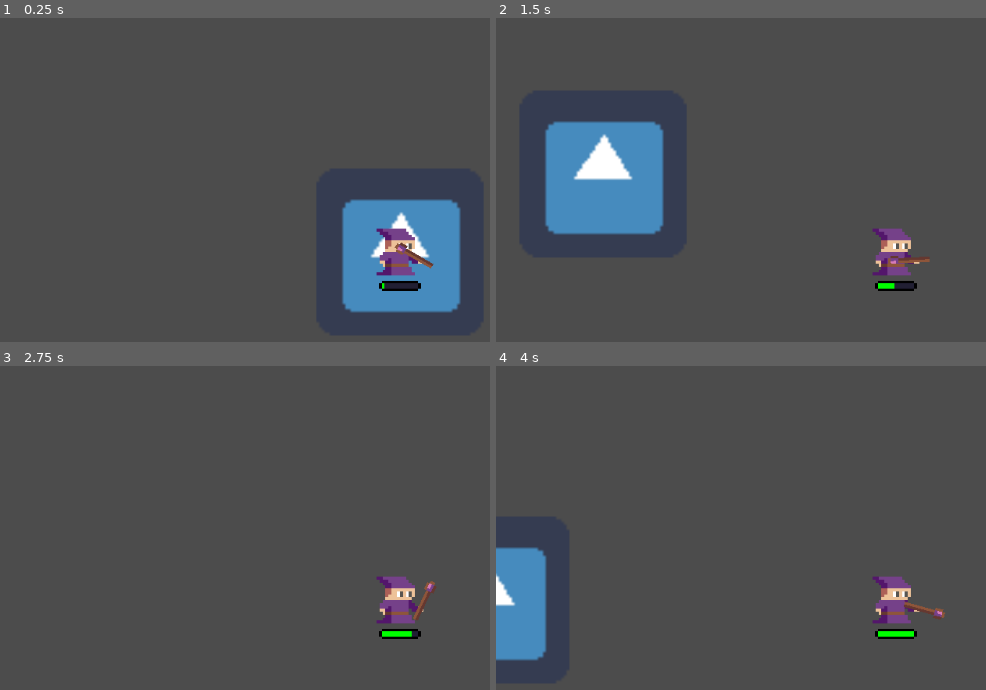
Above: before the commit, frames 1-4 (two rows, left to right).
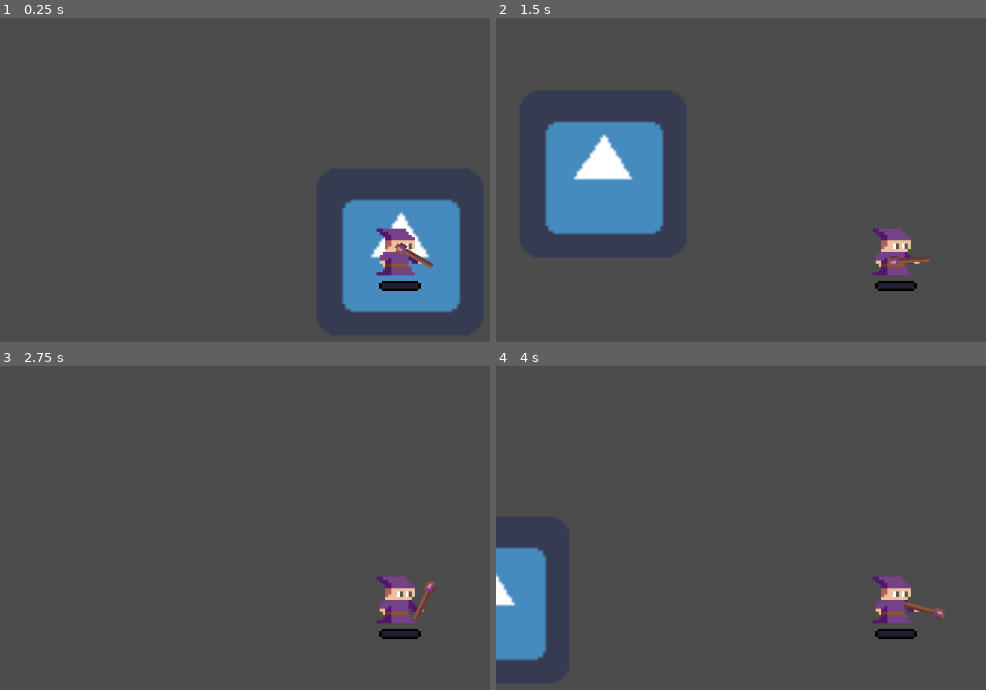
Above: after the commit, the same moments.

Repository: MDJolley/LearningGodot
Game: Godot game, scene res://scenes/World.tscn
The game is run twice, just before and just after one commit, with the same random seed, the same clock (stepped at 60 frames per second) and the same inputs. The engine's default icon, where the game draws it, is replaced by a stand-in: a white triangle on a blue panel in a dark square.
Inputs (mouse positions are in pixels of both pictures, inside the frame that each line leads up to):
- Up to frame 1 (0.25 s): no input
- Up to frame 2 (1.5 s): tap Enter at 0.5 s; move the mouse to (outside the picture) at 0.52 s; hold D (move_right) 0.53-1.28 s; move the mouse to (736, 273) at 1.27 s; hold S (move_down) from 1.28 s (still down)
- Up to frame 3 (2.75 s): move the mouse to (480, 495) at 2.02 s; release S (move_down) at 2.03 s; hold D (move_right) from 2.03 s (still down)
- Up to frame 4 (4 s): tap Space at 2.75 s; move the mouse to (outside the picture) at 2.77 s; release D (move_right) at 2.78 s; hold W (move_up) 2.78-3.53 s; tap Enter at 3.5 s; move the mouse to (outside the picture) at 3.52 s; hold A (move_left) from 3.53 s (still down)

The runs differ from the first frame. In frame 1, less than 0.1% of the frame differs, in the area x 77-79%, y 81-84%; in frame 2, less than 0.1%; in frame 3, 0.1%; in frame 4, 0.1%, in the area x 77-86%, y 81-84%.

Commit message:
Damage and healing
Entities can now take damage, wait a set time, then begin hp regen.  All reflected by hp bar on ui.

Diff:
--- a/scenes/Player.tscn
+++ b/scenes/Player.tscn
@@ -31,3 +31,7 @@
 margin_left = -8.0
 margin_top = 11.0
 margin_bottom = 11.0
+
+[node name="RegenDelay" type="Timer" parent="."]
+
+[connection signal="timeout" from="RegenDelay" to="." method="_on_RegenDelay_timeout"]
--- a/scripts/entity.gd
+++ b/scripts/entity.gd
@@ -7,15 +7,22 @@
 var currentHealth : int
 var healthRegen : int
 var armour : int
+var canRegen : bool
 
 var maxMana : int
 var currentMana : int
 var manaRegen : int
+const regenTime = 1
+var regenDelta : float
 
 func _ready():
 	pass
 
 func applyDamage(amount):
+	if(get_node_or_null("RegenDelay")):
+		canRegen = false
+		var timer : Timer = get_node(("RegenDelay"))
+		timer.start(5)
 	var damageTaken = amount - armour
 	if (damageTaken < 1): damageTaken = 1
 	if (currentHealth > damageTaken):
@@ -23,15 +30,17 @@
 		health_bar.update_health(currentHealth)
 	else: die()
 
-func regenHP():
-	if (currentHealth < maxHealth):
-		if (currentHealth + healthRegen > maxHealth):
-			currentHealth = maxHealth
-			health_bar.update_health(currentHealth)
-		else:
-			currentHealth += healthRegen
-			health_bar.update_health(currentHealth)
+func modifyHP(amount):
+	currentHealth += amount
+	health_bar.update_health(currentHealth)
 
+func regenHP(delta):
+	if(canRegen && currentHealth < maxHealth):
+		regenDelta += delta
+		print(regenDelta)
+		if(regenDelta >= regenTime):
+			modifyHP(60)
+			regenDelta -= regenTime
 
 func modifyMana(amount):
 	var newMana = currentMana + amount
--- a/scripts/player_controller.gd
+++ b/scripts/player_controller.gd
@@ -1,30 +1,34 @@
 extends Entity
 
 onready var player_camera = $Camera
+onready var regen_delay = $RegenDelay
 
-var level
+var level : int
 var velocity = Vector2(0,0)
-var moveSpeed = 30
+var moveSpeed : int
 
 func _ready():
 	initialize_stats()
 	health_bar.update_max_health(maxHealth)
 	health_bar.update_health(currentHealth)
 	player_camera.make_current()
+	applyDamage(50)
 
 func initialize_stats():
+	canRegen = true
 	maxHealth = 200
-	currentHealth = 1
+	currentHealth = 51
 	healthRegen = 1
 	armour = 0
 	maxMana = 200
 	currentMana = 200
 	manaRegen = 10
+	moveSpeed =30
 
 func _process(delta):
 	move(moveSpeed)
 	move_and_slide(velocity)
-	regenHP()
+	regenHP(delta)
 
 func move(speed):
 	speed *= 5
@@ -44,3 +48,8 @@
 		velocity.x = -speed
 	else:
 		velocity.x = 0
+
+
+func _on_RegenDelay_timeout():
+
+	canRegen = true
